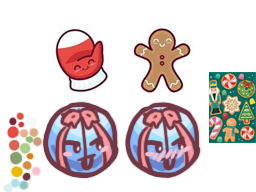
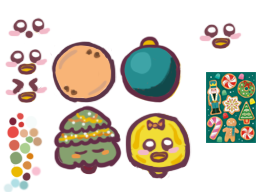
Before/after of a 256×192 layered artwork. What changed in the layer stack:
added group "face grp" with 4 layers above "obj" over left=5, top=17, right=242, bottom=103
added layer "wink face" (1st of 3, in "face grp") in group "face grp" over left=5, top=77, right=48, bottom=103
added layer "face2" (1st of 2, in "face grp") in group "face grp" over left=5, top=49, right=49, bottom=75
added layer "penguin face1" (1st of 2, in "face grp") in group "face grp" over left=199, top=22, right=242, bottom=49
added layer "snowman_Face" in group "face grp" over left=8, top=17, right=51, bottom=40
hid group "obj group4" (7 layers) over left=16, top=17, right=209, bottom=180
hid group "obj group1 4개" (9 layers) over left=47, top=31, right=197, bottom=180
hid "ref1" over left=47, top=31, right=197, bottom=180
hid "candy2" (2nd of 2, in "obj" › "obj group2") over left=92, top=61, right=163, bottom=131
hid "candy1" (2nd of 2, in "obj" › "obj group2") over left=114, top=33, right=185, bottom=103
hid "candy_base" over left=119, top=35, right=189, bottom=105
removed layer "bell2" from group "obj group2" over left=124, top=111, right=189, bottom=179
removed layer "bell1" from group "obj group2" over left=124, top=111, right=189, bottom=179
added layer "face2" (2nd of 2, in "obj" › "obj group2") in group "obj group2" over left=136, top=137, right=181, bottom=163
added layer "bell-basic" (1st of 2, in "obj" › "obj group2") in group "obj group2" over left=125, top=112, right=192, bottom=180
hid "bell-basic" (2nd of 2, in "obj" › "obj group2") over left=124, top=109, right=189, bottom=177
added layer "cookie topping" in group "obj group2" over left=57, top=48, right=108, bottom=96
renamed "socks1" to "cookie1", showed it, painted on it over left=50, top=38, right=123, bottom=104
showed "ornament2", painted on it over left=119, top=36, right=184, bottom=110
hid "ref2" over left=43, top=23, right=203, bottom=180
